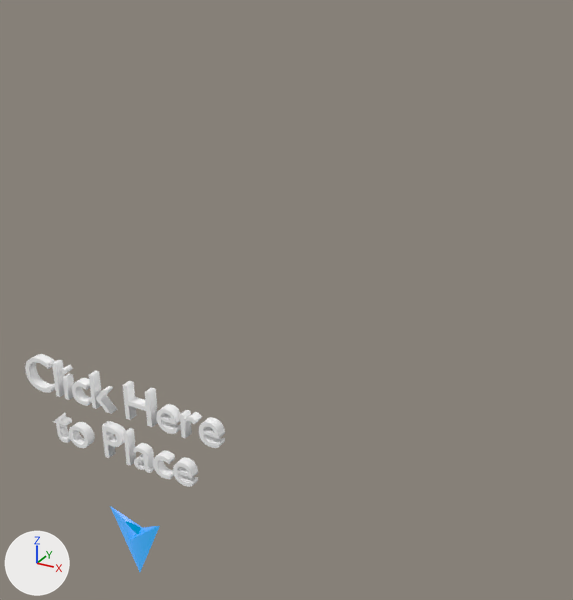
A saved change to the Blender file media/gltf/text/text.blend.
The view is the same before and after, from a camera (50 mm lens) standing at (3.59, -3.97, 4.81) and looking at (0.12, 2.33, 1.66). Lighting does not change. The marker at lower left points along +X, +Y and +Z.

The scene before the commit, as lines of its bpy script (objects in view):
```python
me_arrow_model_mesh = bpy.data.meshes.new('arrow_model-mesh')
me_arrow_model_mesh.from_pydata([(-0.01, -0.01, 0.62), (-0.01, 0.49, 2.97), (-1.48, -0.01, 4.04), (-0.01, -0.01, 2.97), (-0.01, -0.51, 2.97), (1.46, -0.01, 4.04)], [], [(2, 1, 0), (3, 2, 1), (2, 3, 4), (3, 5, 4), (0, 4, 5), (4, 2, 0), (0, 4, 3), (1, 3, 0), (1, 3, 5), (5, 1, 0)])
me_arrow_model_mesh.materials.append(mat_arrow_material)  # blue #9f9aff
me_text = bpy.data.meshes.new('Text')
me_text.from_pydata(...)  # 17634 vertices, 10832 faces; spans x -4.48..5.34, y 2.64..4.34, z -0.09..0.09
me_text.materials.append(mat_material_002)  # cyan #7afff5
txt_text = bpy.data.curves.new('Text', 'FONT')
txt_text.body = 'Click Here \nto Place '
txt_text.materials.append(mat_material)  # white #ffffff
txt_text.extrude = 0.09
txt_text.align_x = 'CENTER'
txt_text.offset_x = 0.032
txt_text.offset_y = 3.603
ob_arrow_model = bpy.data.objects.new('arrow_model', me_arrow_model_mesh)
ob_arrow_model.parent = ob_arrow_root
ob_arrow_model.location = (0.1, 36.31, 0.07)
ob_arrow_model.rotation_euler = (1.571, 0.0, 0.0)  # degrees (90, 0, 0)
ob_arrow_model.scale = (10.0, 10.0, 10.0)
ob_text = bpy.data.objects.new('Text', txt_text)
ob_text.location = (0.0, 0.0, 0.03)
ob_text.rotation_euler = (1.571, 0.0, 0.0)  # degrees (90, 0, 0)
ob_text.scale = (0.427, 0.427, 0.427)
ob_text_001 = bpy.data.objects.new('Text.001', me_text)
ob_text_001.location = (-0.03, 0.0, -0.04)
ob_text_001.rotation_euler = (1.571, 0.0, 0.0)  # degrees (90, 0, 0)
ob_text_001.scale = (0.622, 0.622, 0.622)
ob_text_001.hide_set(True)
```
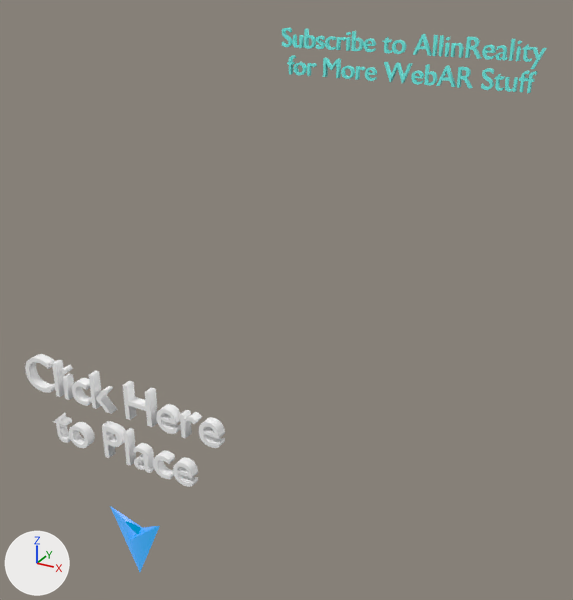
Where the newer file only moved an object's origin or applied its transform, the numbers keep the older frame.

Pixel boxes (x1, y1, x2, y2) of what changed, in the pictures (573 x 600 px):
'Text.001', shown (cyan)
    after: (282, 28, 547, 93)

What the commit changed:
me_text has 17634 vertices, 10832 faces and spans x -4.48..5.34, y 2.64..4.34, z -0.09..0.09.
me_text is used by ob_text_001; location (-0.03, 0.0, -0.04); rotation (1.571, 0.0, 0.0), in degrees (90, 0, 0); scale (0.622, 0.622, 0.622).
me_text part 1: the whole mesh is scaled about its middle by 0.525, then moved by (-0.12, 2.47, -8.17).
Object 'Text.001' (ob_text_001) is now shown.
